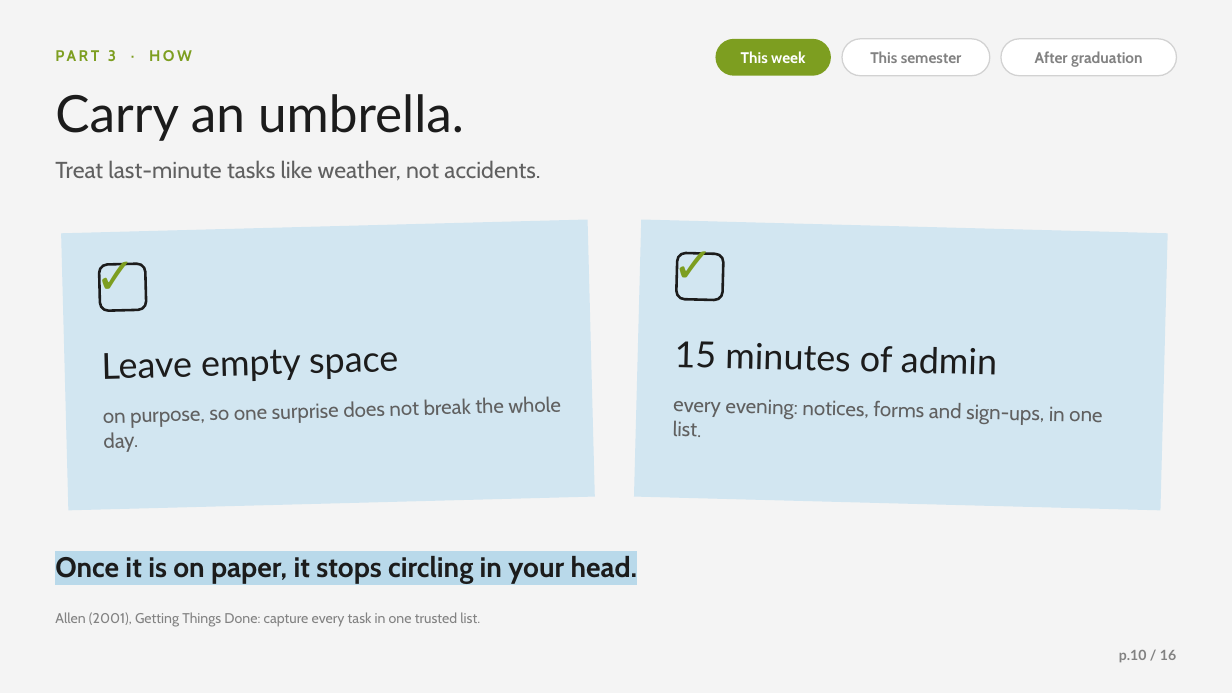
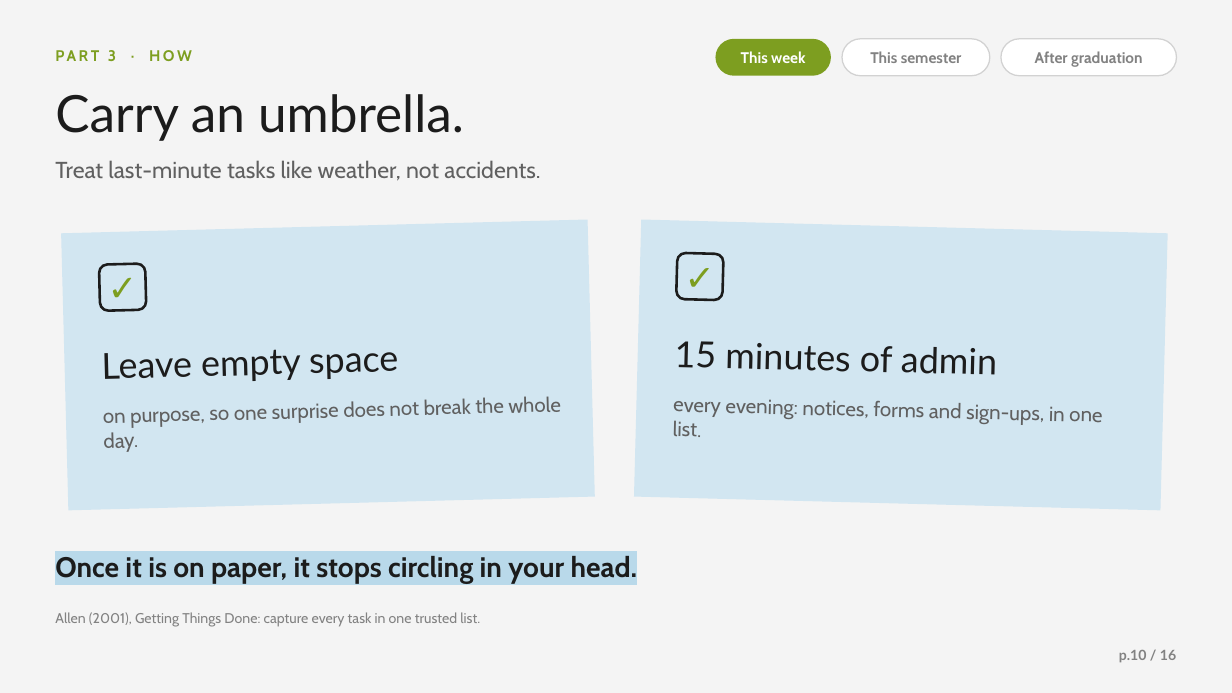
Before and after one commit to Kyson-CCHEN/English-presentation, a slide deck: slide 10 of Planning_Is_the_Pressure.pptx. Drawn at 1232x693 pixels with LibreOffice and Linux fonts; fonts in the diff are those of the drawing; background and template pictures are left out. Boxes give left, top, right and bottom in pixels: in the first picture for what was removed or moved away, otherwise in the second. Text is boxed around its words. In the diff, an @@ line names an element or a change of style, - is before the commit and + after.

```diff
--- a/Planning_Is_the_Pressure.pptx
+++ b/Planning_Is_the_Pressure.pptx
@@ text "✓" at <box>99,264,147,311</box>: size 39 to 28 pt, font Lato to Cabin; alignment left to centre; vertical alignment top to middle @@
@@ text "✓": place and size @@
-text "✓" at <box>94,243,170,319</box>
+text "✓" at <box>99,264,147,311</box>
@@ text "✓": place and size @@
-text "✓" at <box>672,233,748,309</box>
+text "✓" at <box>676,253,723,300</box>
@@ text "✓" at <box>676,253,723,300</box>: size 39 to 28 pt, font Lato to Cabin; alignment left to centre; vertical alignment top to middle @@
```
Also in this commit, not shown: 6 other slides changed.
